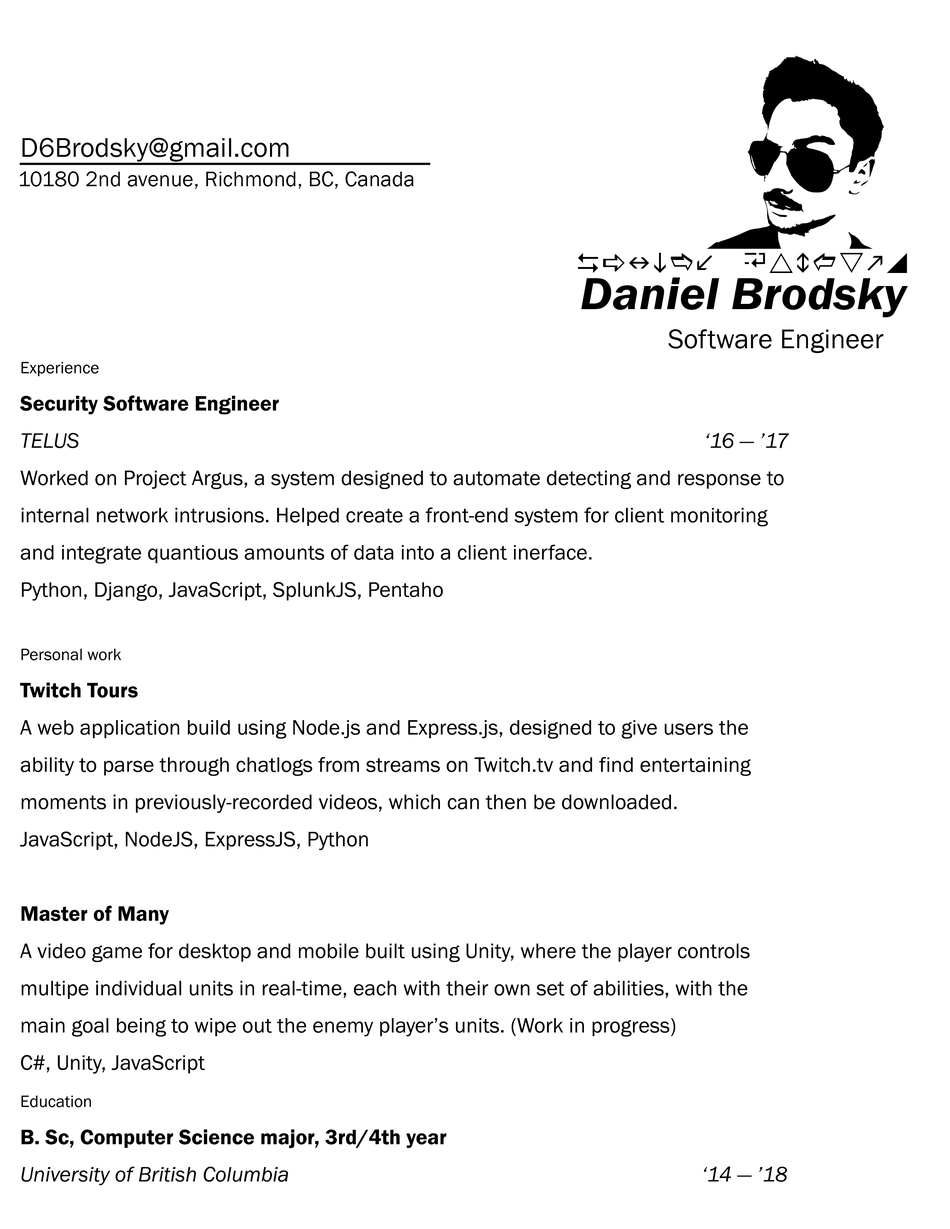
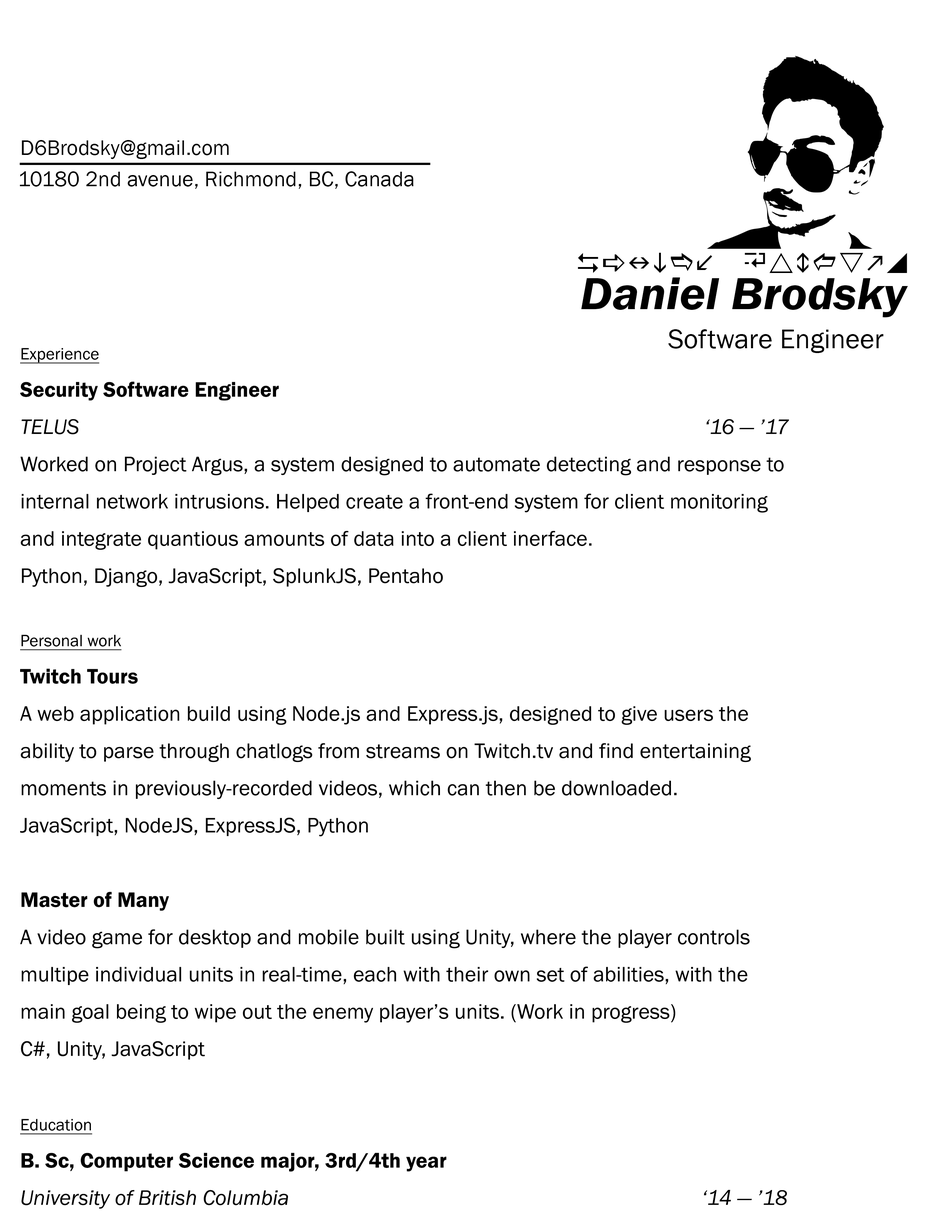
Layered file, before and after one edit (w=950, h=1229). Changes by layer:
removed layer "Experience Security Software Engineer TELUS" over [20,361,789,1186]
removed layer "D6Brodsky@gmail.com" over [22,137,289,162]
removed layer "Background" over [20,137,789,1210]
